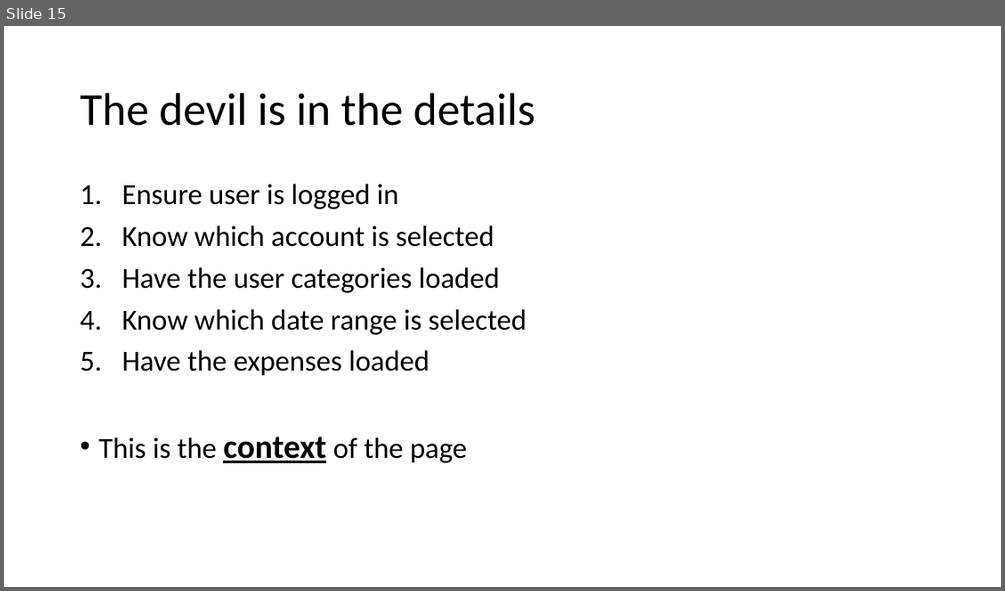
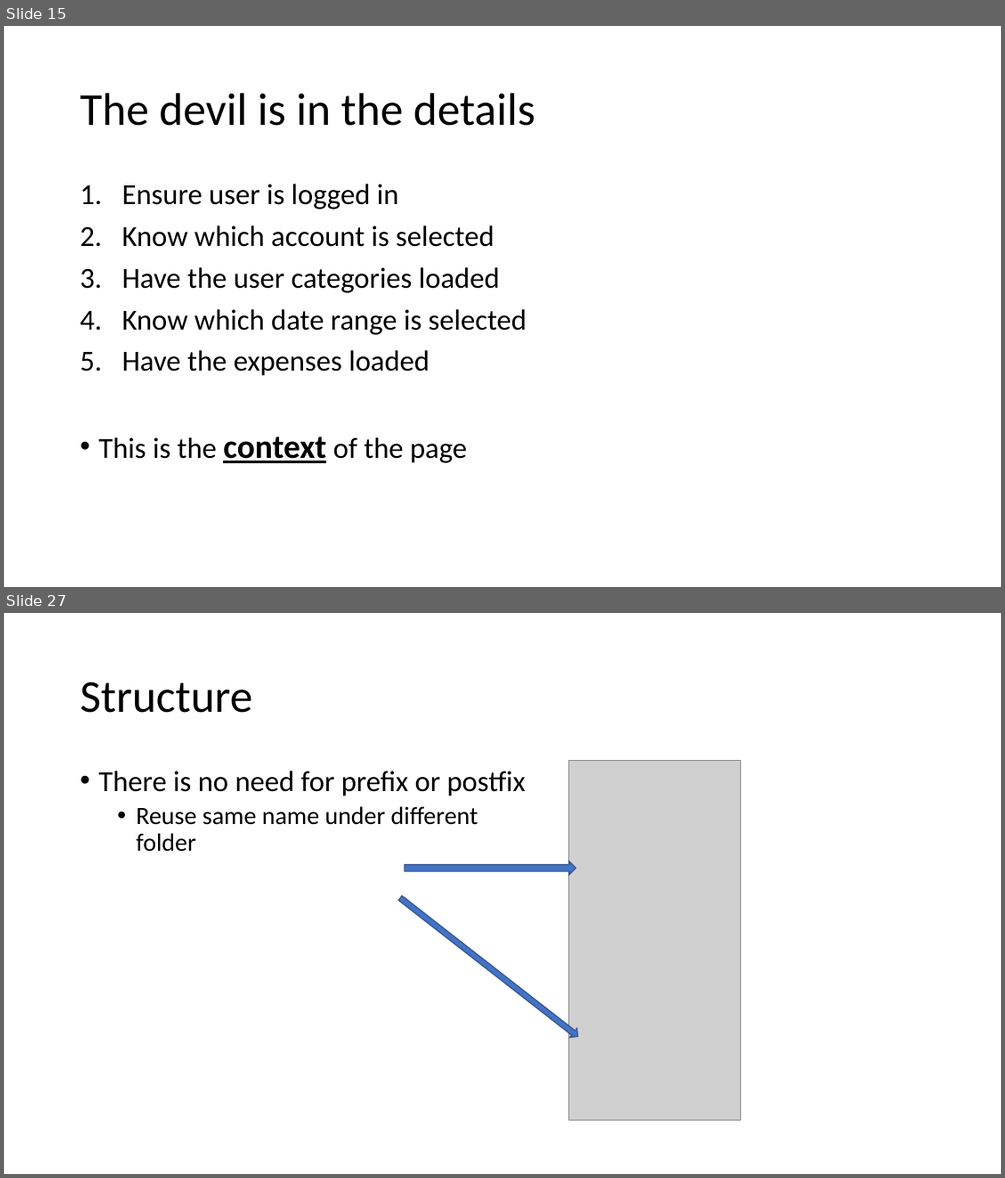
Before and after one commit to Kimserey/BlogArchive, a slide deck: angular/Frontend.pptx. Shown one above the other, each under a label of ours: slide 15 before the commit, slides 15 and 27 after it; the slides between them are not shown. The pictures are 1005x591 and 1005x1178 pixels, drawn with LibreOffice and Linux fonts; fonts in the diff are those of the drawing; grey boxes stand for pictures. Boxes give left, top, right and bottom in pixels: in the first picture for what was removed or moved away, otherwise in the second. Text is boxed around its words. In the diff, an @@ line names an element or a change of style, - is before the commit and + after.

```diff
--- a/angular/Frontend.pptx
+++ b/angular/Frontend.pptx
@@ slide 27 added at [4, 613, 1001, 1174], background #FFFFFF @@
@@ title added at [80, 682, 252, 713], 44 pt, text #000000 @@
+Structure
@@ text added at [98, 771, 526, 852], 24 pt, text #000000 @@
+• There is no need for prefix or postfix
+  • Reuse same name under different folder
@@ picture added at [569, 761, 741, 1120] @@
@@ right arrow added at [404, 861, 576, 875], fill #4472C4, outline #325491 1 pt @@
@@ right arrow added at [396, 893, 582, 1040], fill #4472C4, outline #325491 1 pt @@
```
Also in this commit, not shown: 1 slide changed, 13 other slides added.
